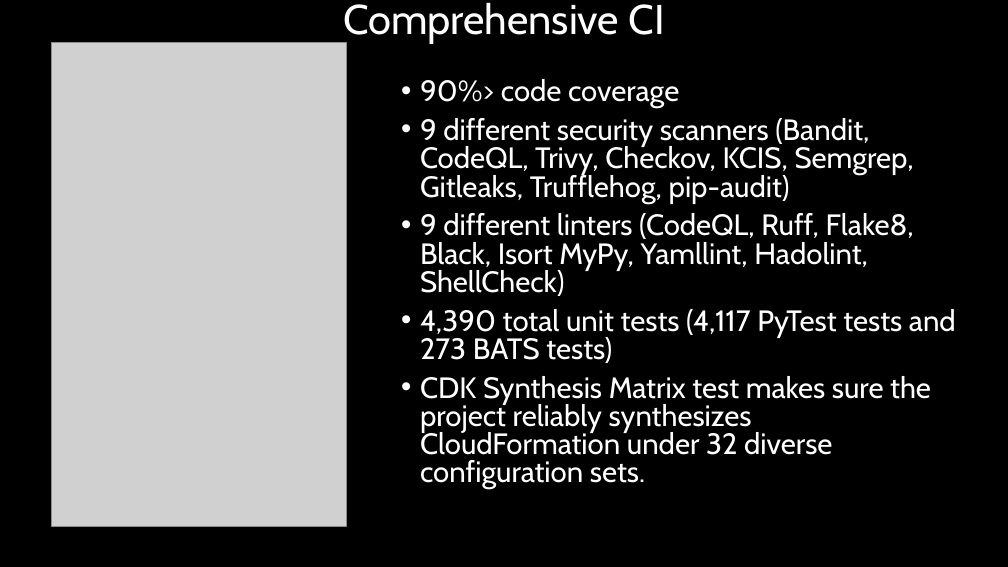
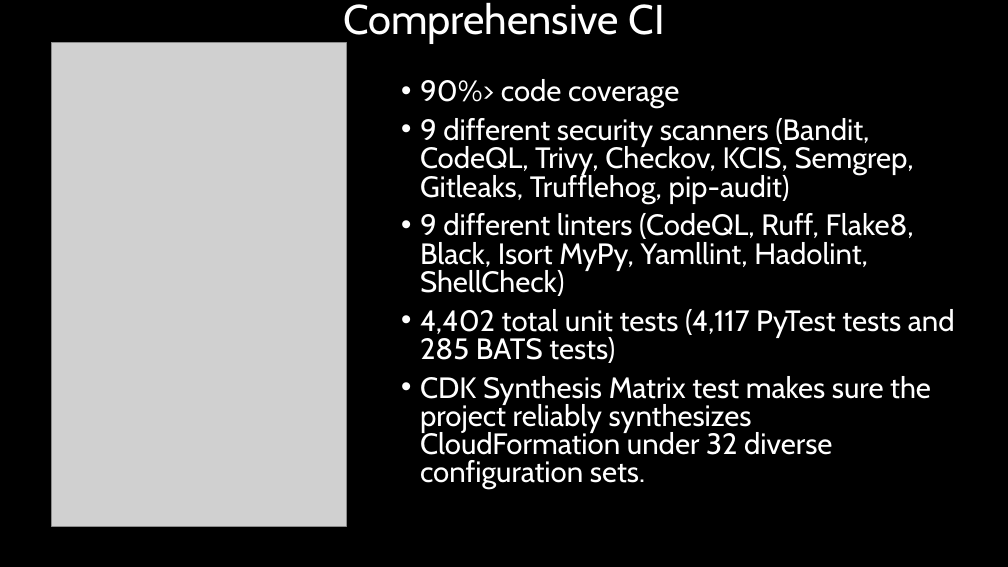
Before and after one commit to archive-of-deleted-repositories/wirjo__global-capacity-orchestrator-on-aws, a slide deck: slide 23 of demo/GCO_PRESENTATION.pptx. Drawn at 1008x567 pixels with LibreOffice and Linux fonts; fonts in the diff are those of the drawing; grey boxes stand for pictures. Boxes give left, top, right and bottom in pixels: in the first picture for what was removed or moved away, otherwise in the second. Text is boxed around its words. In the diff, an @@ line names an element or a change of style, - is before the commit and + after.

```diff
--- a/demo/GCO_PRESENTATION.pptx
+++ b/demo/GCO_PRESENTATION.pptx
@@ text at [420,309,955,363]: text changed @@
-• 4,390 total unit tests (4,117 PyTest tests and 273 BATS tests)
+• 4,402 total unit tests (4,117 PyTest tests and 285 BATS tests)
```
Also in this commit, not shown: 1 other slide changed, 6 other files.
